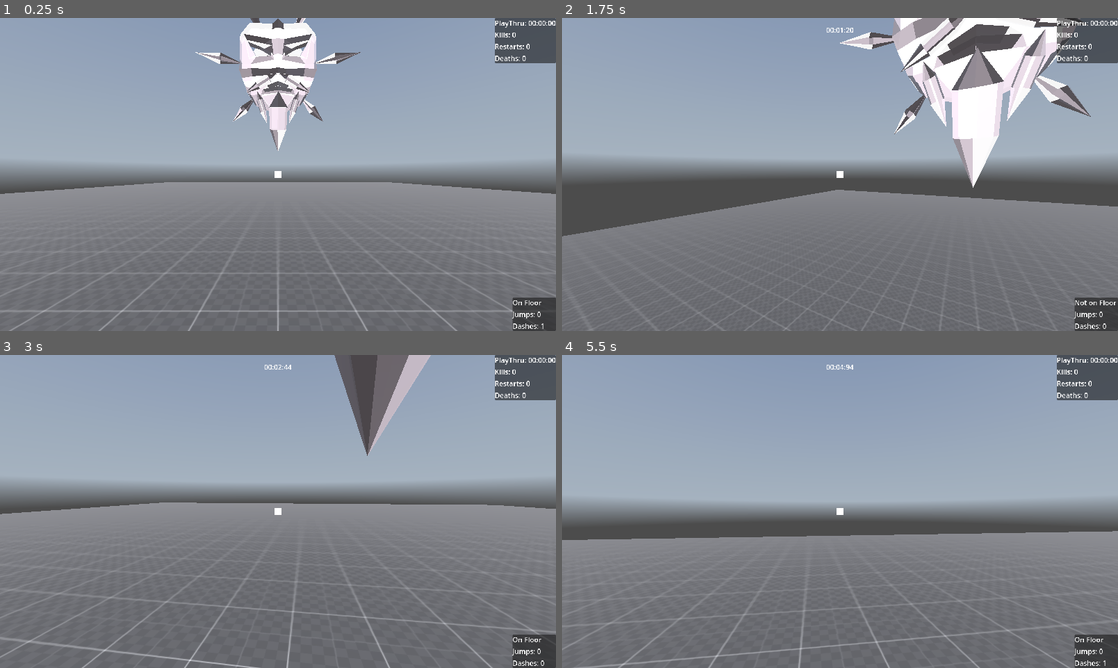
Above: before the commit, frames 1-4 (two rows, left to right).
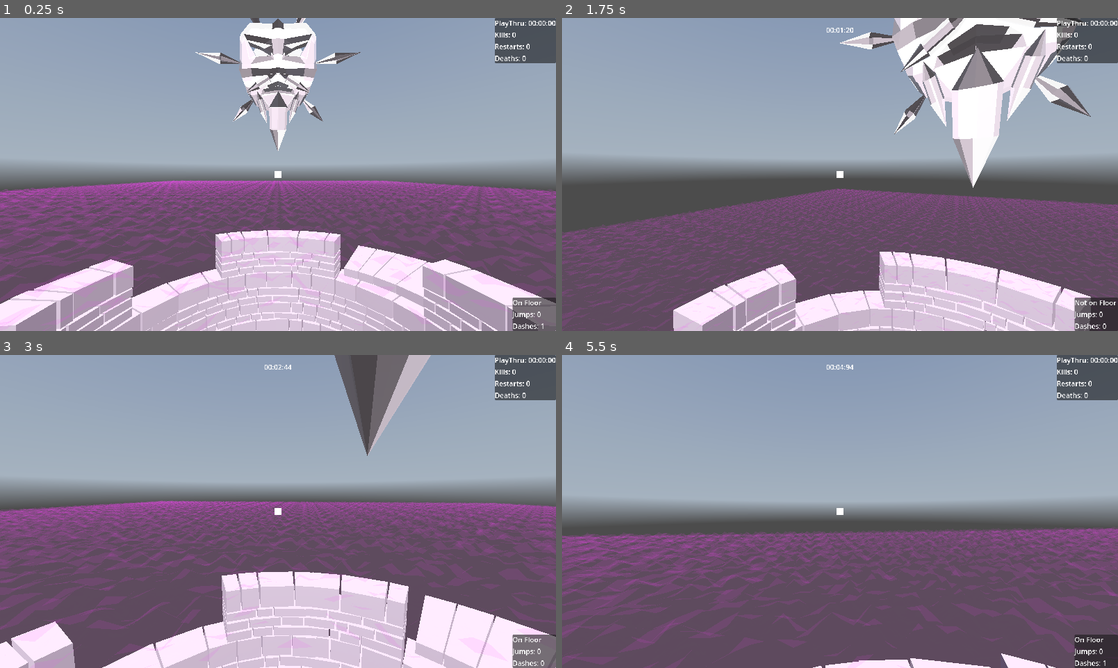
Above: after the commit, the same moments.

Repository: lucasrumney94/GodotGoneWild
Game: Godot game, scene res://Main/Stages/stage_4_boss_fight.tscn
The game is run twice, just before and just after one commit, with the same random seed, the same clock (stepped at 60 frames per second) and the same inputs. This scene is started directly instead of the project's main scene. The engine's default icon, where the game draws it, is replaced by a stand-in: a white triangle on a blue panel in a dark square. A sky picture missing from this copy of the repository is replaced by a grey-blue gradient.
Inputs (mouse positions are in pixels of both pictures, inside the frame that each line leads up to):
- Up to frame 1 (0.25 s): no input
- Up to frame 2 (1.75 s): move the mouse to (867, 174) at 0.52 s; hold W (move_forward) from 0.53 s (still down); click (867, 174) at 0.6 s; tap Space (jump) at 0.77, 1.52 s; move the mouse to (812, 174) at 1.27 s; right-click (812, 174) at 1.35 s
- Up to frame 3 (3 s): keep holding W (move_forward); move the mouse to (289, 505) at 2.02 s; click (289, 505) at 2.1 s; move the mouse to (272, 517) at 2.77 s; right-click (272, 517) at 2.85 s
- Up to frame 4 (5.5 s): keep holding W (move_forward); tap Space (jump) at 3.02, 3.77, 4.52 s; move the mouse to (878, 514) at 3.52 s; click (878, 514) at 3.6 s; move the mouse to (795, 508) at 4.27 s; right-click (795, 508) at 4.35 s; move the mouse to (845, 511) at 5.02 s; click (845, 511) at 5.1 s

The runs differ from the first frame. In frame 1, 47% of the frame differs, in the area x 0-100%, y 51-100%; in frame 2, 40%; in frame 3, 52%, in the area x 0-100%, y 46-100%; in frame 4, 42%.

Commit message:
add cloud shader thing

Diff:
--- a/godot-wild-tower/Main/Stages/stage_4_boss_fight.tscn
+++ b/godot-wild-tower/Main/Stages/stage_4_boss_fight.tscn
@@ -1,23 +1,51 @@
-[gd_scene load_steps=12 format=3 uid="uid://bdb186o67t1ta"]
+[gd_scene load_steps=18 format=3 uid="uid://bdb186o67t1ta"]
 
 [ext_resource type="Script" path="res://Main/main_game.gd" id="1_ssgvs"]
 [ext_resource type="PackedScene" uid="uid://do1pmtbmc423e" path="res://UI/pause_menu.tscn" id="2_35ieg"]
 [ext_resource type="Texture2D" uid="uid://rfda5fv26d6w" path="res://Objects/Environment/Models/PurplyBlueSky.png" id="3_3bfky"]
 [ext_resource type="PackedScene" uid="uid://vssvdtmx3jx7" path="res://Objects/Player/player.tscn" id="4_r38jx"]
 [ext_resource type="ArrayMesh" uid="uid://dgy7dxognc1x3" path="res://Objects/Environment/Models/TowerTest1.obj" id="5_tf007"]
-[ext_resource type="Material" uid="uid://3byi41uuwvq8" path="res://Materials/LD_grid.tres" id="6_gefs6"]
-[ext_resource type="Material" uid="uid://5dqiqxr4arwd" path="res://Materials/grid_material.tres" id="7_crhe8"]
 [ext_resource type="PackedScene" path="res://Objects/Enemies/Elohim.tscn" id="8_0ypp2"]
+[ext_resource type="Shader" path="res://Terrain/First3DShaderTest.gdshader" id="9_qx7oq"]
+[ext_resource type="Script" path="res://Terrain/setHeightScale.gd" id="10_7itlb"]
 
 [sub_resource type="PanoramaSkyMaterial" id="PanoramaSkyMaterial_asy3g"]
 panorama = ExtResource("3_3bfky")
 
-[sub_resource type="Sky" id="Sky_3kabx"]
+[sub_resource type="Sky" id="Sky_seqca"]
 sky_material = SubResource("PanoramaSkyMaterial_asy3g")
 
 [sub_resource type="Environment" id="Environment_yg5si"]
 background_mode = 2
-sky = SubResource("Sky_3kabx")
+sky = SubResource("Sky_seqca")
+
+[sub_resource type="FastNoiseLite" id="FastNoiseLite_thjkx"]
+noise_type = 3
+
+[sub_resource type="NoiseTexture2D" id="NoiseTexture2D_2wsal"]
+seamless = true
+noise = SubResource("FastNoiseLite_thjkx")
+
+[sub_resource type="FastNoiseLite" id="FastNoiseLite_1gtw4"]
+noise_type = 3
+
+[sub_resource type="NoiseTexture2D" id="NoiseTexture2D_aygbd"]
+seamless = true
+as_normal_map = true
+noise = SubResource("FastNoiseLite_1gtw4")
+
+[sub_resource type="ShaderMaterial" id="ShaderMaterial_vq7gl"]
+render_priority = 0
+shader = ExtResource("9_qx7oq")
+shader_parameter/height_scale = 0.5
+shader_parameter/noise = SubResource("NoiseTexture2D_2wsal")
+shader_parameter/normalmap = SubResource("NoiseTexture2D_aygbd")
+
+[sub_resource type="PlaneMesh" id="PlaneMesh_2d7va"]
+material = SubResource("ShaderMaterial_vq7gl")
+size = Vector2(50, 50)
+subdivide_width = 300
+subdivide_depth = 300
 
 [node name="Stage 4 Tower Boss Fight" type="Node3D"]
 script = ExtResource("1_ssgvs")
@@ -41,10 +69,14 @@
 
 [node name="Floor" type="CSGBox3D" parent="."]
 transform = Transform3D(2, 0, 0, 0, 2, 0, 0, 0, 2, 0, -0.5, 0)
-material_override = ExtResource("6_gefs6")
+visible = false
 use_collision = true
 size = Vector3(25, 0.5, 25)
-material = ExtResource("7_crhe8")
 
 [node name="Elohim" parent="." instance=ExtResource("8_0ypp2")]
 transform = Transform3D(1, 0, 0, 0, 1, 0, 0, 0, 1, 0, 4, 2.51133)
+
+[node name="MeshInstance3D2" type="MeshInstance3D" parent="."]
+transform = Transform3D(1, 0, 0, 0, 1, 0, 0, 0, 1, -0.00551146, -0.00348878, 0.0371893)
+mesh = SubResource("PlaneMesh_2d7va")
+script = ExtResource("10_7itlb")
--- /dev/null
+++ b/godot-wild-tower/Terrain/3DShaderTest.tscn
@@ -0,0 +1,73 @@
+[gd_scene load_steps=12 format=3 uid="uid://cm6td18rqo0kx"]
+
+[ext_resource type="Shader" path="res://Terrain/First3DShaderTest.gdshader" id="1_bea7v"]
+[ext_resource type="Script" path="res://Terrain/setHeightScale.gd" id="2_3gl2l"]
+
+[sub_resource type="FastNoiseLite" id="FastNoiseLite_ahklc"]
+noise_type = 3
+
+[sub_resource type="NoiseTexture2D" id="NoiseTexture2D_i5yfj"]
+seamless = true
+noise = SubResource("FastNoiseLite_ahklc")
+
+[sub_resource type="FastNoiseLite" id="FastNoiseLite_h531b"]
+noise_type = 3
+
+[sub_resource type="NoiseTexture2D" id="NoiseTexture2D_4lotq"]
+seamless = true
+as_normal_map = true
+noise = SubResource("FastNoiseLite_h531b")
+
+[sub_resource type="ShaderMaterial" id="ShaderMaterial_6o0o7"]
+render_priority = 0
+shader = ExtResource("1_bea7v")
+shader_parameter/height_scale = 0.5
+shader_parameter/noise = SubResource("NoiseTexture2D_i5yfj")
+shader_parameter/normalmap = SubResource("NoiseTexture2D_4lotq")
+
+[sub_resource type="PlaneMesh" id="PlaneMesh_x1oxw"]
+material = SubResource("ShaderMaterial_6o0o7")
+size = Vector2(5, 5)
+subdivide_width = 200
+subdivide_depth = 200
+
+[sub_resource type="Sky" id="Sky_k8m5w"]
+
+[sub_resource type="Environment" id="Environment_x3mkl"]
+background_mode = 1
+background_color = Color(0.268071, 0.0171921, 0.51292, 1)
+background_energy_multiplier = 8.97
+sky = SubResource("Sky_k8m5w")
+sky_custom_fov = 54.0
+
+[sub_resource type="CameraAttributesPhysical" id="CameraAttributesPhysical_0xrb0"]
+
+[node name="Node3D" type="Node3D"]
+
+[node name="MeshInstance3D" type="MeshInstance3D" parent="."]
+transform = Transform3D(1, 0, 0, 0, 1, 0, 0, 0, 1, -0.00551146, -0.00348878, 0.0371893)
+mesh = SubResource("PlaneMesh_x1oxw")
+script = ExtResource("2_3gl2l")
+
+[node name="Camera3D" type="Camera3D" parent="."]
+transform = Transform3D(0.136619, -0.901103, 0.41152, 0, 0.415415, 0.909632, -0.990624, -0.124273, 0.0567534, 0.297493, 1.37603, 0.109599)
+
+[node name="DirectionalLight3D" type="DirectionalLight3D" parent="."]
+transform = Transform3D(1, 0, 0, 0, 1, 0, 0, 0, 1, 0, 1.79022, 0)
+visible = false
+light_energy = 0.681
+light_indirect_energy = 5.701
+shadow_enabled = true
+directional_shadow_mode = 0
+directional_shadow_fade_start = 0.449
+directional_shadow_max_distance = 8192.0
+sky_mode = 1
+
+[node name="WorldEnvironment" type="WorldEnvironment" parent="."]
+environment = SubResource("Environment_x3mkl")
+camera_attributes = SubResource("CameraAttributesPhysical_0xrb0")
+
+[node name="OmniLight3D" type="OmniLight3D" parent="."]
+transform = Transform3D(1, 0, 0, 0, 1, 0, 0, 0, 1, -0.063051, 1.81519, 0.101671)
+light_color = Color(0.11781, 0.7294, 0.778415, 1)
+light_energy = 1.575
--- /dev/null
+++ b/godot-wild-tower/Terrain/First3DShaderTest.gdshader
@@ -0,0 +1,20 @@
+shader_type spatial;
+
+uniform float height_scale = 0.9;
+uniform sampler2D noise;
+uniform sampler2D normalmap;
+uniform sampler2D albedo;
+
+varying vec2 tex_position;
+
+void vertex() {
+  tex_position = (VERTEX.xz + vec2(sin(TIME/10.0), cos(TIME/21.)/200.)) / 2.0 + 0.5;
+  float height = texture(noise, tex_position).x;
+  VERTEX.y += height * height_scale;
+}
+
+void fragment() {
+  NORMAL_MAP = texture(normalmap, tex_position).xyz;
+  ALBEDO = vec3(.8,0.,.8);
+ALPHA = .1;
+}
--- /dev/null
+++ b/godot-wild-tower/Terrain/setHeightScale.gd
@@ -0,0 +1,12 @@
+extends MeshInstance3D
+
+
+# Called when the node enters the scene tree for the first time.
+func _ready() -> void:
+	# called from the MeshInstance3D
+	mesh.material.set_shader_parameter("height_scale", 0.5)
+
+
+# Called every frame. 'delta' is the elapsed time since the previous frame.
+func _process(delta: float) -> void:
+	pass
